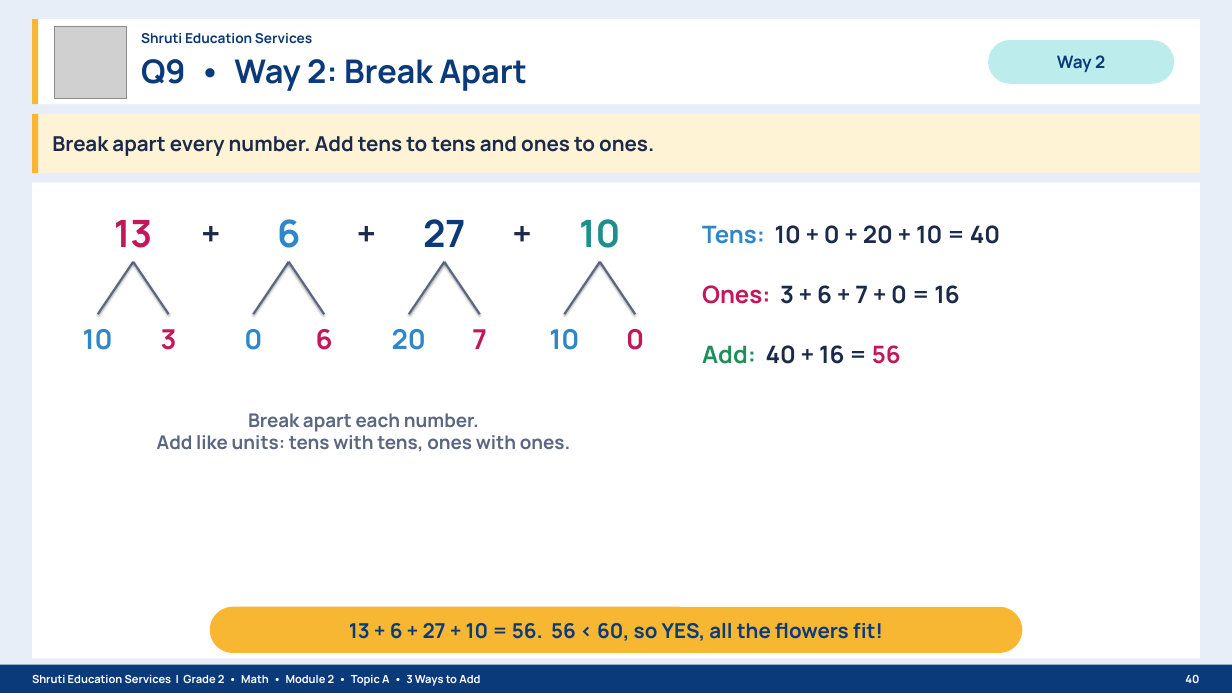
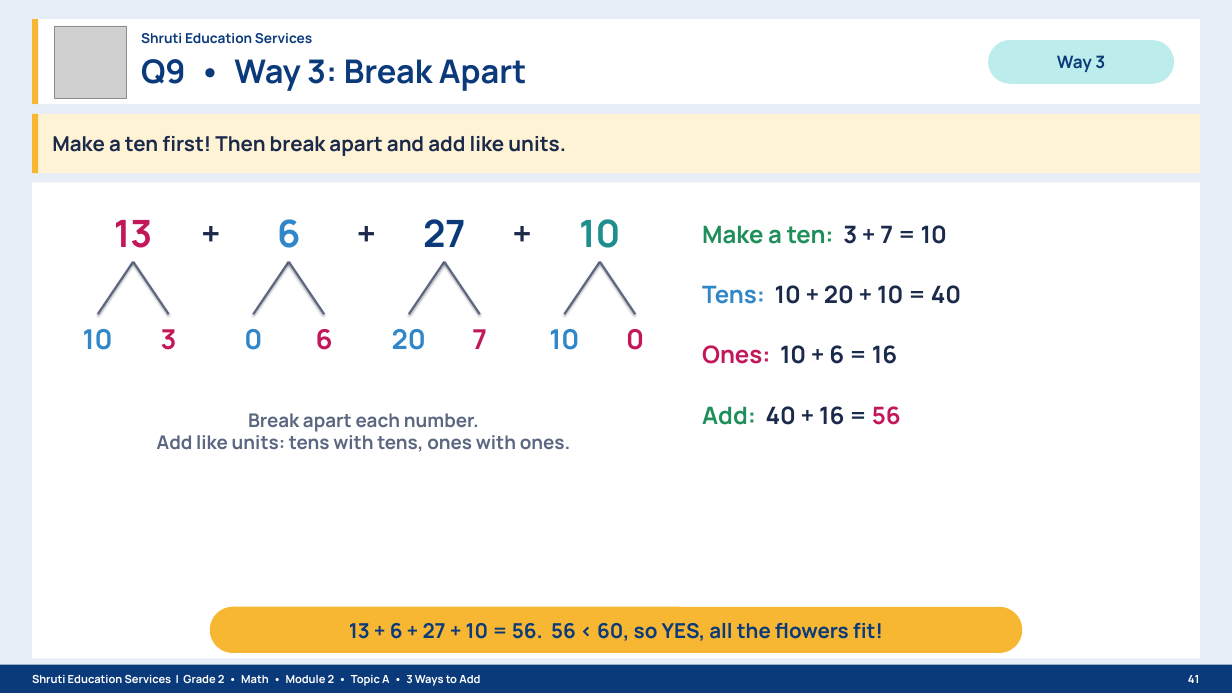
Before and after one commit to naazshru/project-duplication, a slide deck: slide 41 of Grade2_EM2_M2_TopicA_Lessons1-4_3_Ways_to_Add_Shruti_Education_Services.pptx (slide 40 before the commit). Drawn at 1232x693 pixels with LibreOffice and Linux fonts; fonts in the diff are those of the drawing; grey boxes stand for pictures. Boxes give left, top, right and bottom in pixels: in the first picture for what was removed or moved away, otherwise in the second. Text is boxed around its words. In the diff, an @@ line names an element or a change of style, - is before the commit and + after.

```diff
--- a/Grade2_EM2_M2_TopicA_Lessons1-4_3_Ways_to_Add_Shruti_Education_Services.pptx
+++ b/Grade2_EM2_M2_TopicA_Lessons1-4_3_Ways_to_Add_Shruti_Education_Services.pptx
@@ text at [141, 59, 527, 91]: text changed @@
-Q9 • Way 2: Break Apart
+Q9 • Way 3: Break Apart
@@ text at [1057, 55, 1105, 72]: text changed @@
-Way 2
+Way 3
@@ text at [52, 136, 566, 156]: text changed @@
-Break apart every number. Add tens to tens and ones to ones.
+Make a ten first! Then break apart and add like units.
@@ text added at [702, 225, 947, 244], 28 pt, text #1E8E5A, bold @@
+Make a ten: 3 + 7 = 10
@@ text at [702, 285, 961, 304]: text changed @@
-Tens: 10 + 0 + 20 + 10 = 40
+Tens: 10 + 20 + 10 = 40
@@ text at [702, 345, 897, 364]: text changed @@
-Ones: 3 + 6 + 7 + 0 = 16
+Ones: 10 + 6 = 16
@@ text "Add: 40 + 16 = ...": place and size @@
-text "Add: 40 + 16 = ..." at [702, 345, 901, 364]
+text "Add: 40 + 16 = ..." at [702, 406, 901, 425]
@@ text at [1188, 675, 1200, 683]: text changed @@
-40
+41
```
Also in this commit, not shown: 30 other slides changed, 10 slides added, 10 slides removed, 1 other file.
